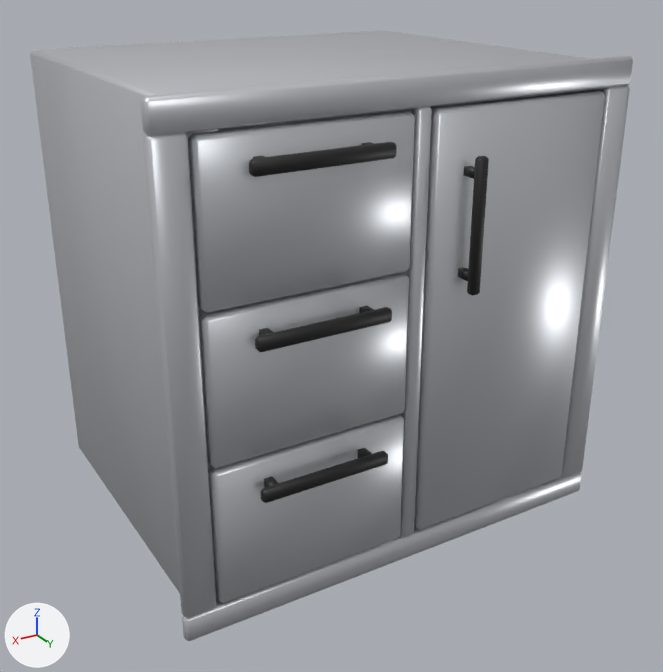
A saved change to the Blender file arte/fuentes/accesorios/alacena_mixta.blend.
Rendered twice from a 50 mm camera at (0.596, 0.814, 0.743) aimed at (-0.004, -0.186, 0.243). The axes (+X, +Y, +Z) are drawn at lower left. The lights are the same throughout. The picture after the commit comes second.

Objects in the first picture: 'alacena_mixta_cuerpo', 'pieza_cajon_1', 'pieza_cajon_2', 'pieza_cajon_3', 'pieza_puerta_1'.
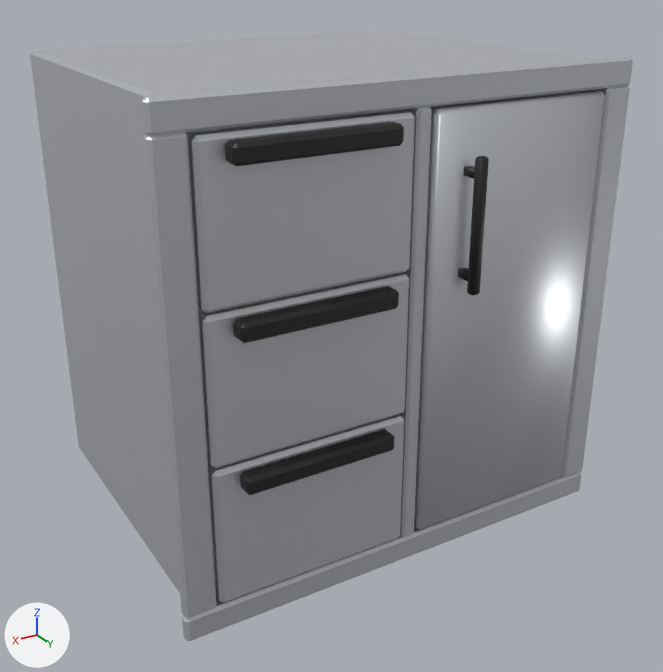
Pixel boxes [x1, y1, x2, y2] of what changed, in the pictures (663 x 672 px; the box of a moved part takes in the faces that stretch with it):
part 1 of me_pieza_cajon_1, added (black): after [225, 122, 404, 166]
part 2 of me_pieza_cajon_1, deleted (black): before [249, 142, 397, 177]
part 3 of me_pieza_cajon_2, added (black): after [233, 286, 399, 343]
part 4 of me_pieza_cajon_2, deleted (black): before [255, 307, 392, 352]
part 5 of me_pieza_cajon_2, deleted (mostly hidden): before [359, 306, 374, 313]
part 6 of me_pieza_cajon_2, deleted (mostly hidden): before [259, 328, 274, 336]
part 7 of me_pieza_cajon_3, added (black): after [240, 429, 395, 495]
part 8 of me_pieza_cajon_3, deleted (black): before [260, 451, 388, 503]
part 9 of me_pieza_cajon_3, deleted: before [357, 448, 372, 458]
part 10 of me_pieza_cajon_3, deleted: before [264, 476, 278, 487]
part 11 of me_alacena_mixta_cuerpo, moved or reshaped (mostly hidden): [216, 89, 601, 602] in both

Patch to the scene script:
```diff
--- a/arte/fuentes/accesorios/alacena_mixta.blend.py
+++ b/arte/fuentes/accesorios/alacena_mixta.blend.py
@@ me_pieza_cajon_1 @@
 # used by ob_pieza_cajon_1; parent = ob_alacena_mixta; location = (0.14, 0.018, 0.488)
-me_pieza_cajon_1.from_pydata(...)  # 160 vertices, 168 faces; spans x -0.127..0.127, y -0.48..0.03, z -0.089..0.089
+me_pieza_cajon_1.from_pydata(...)  # 80 vertices, 86 faces; spans x -0.127..0.127, y -0.48..0.022, z -0.089..0.089
+# me_pieza_cajon_1 part 1: a new loose piece of 24 vertices spanning x -0.097..0.097, y -0.001..0.022, z 0.061..0.083, in mat_m_plasticonegro (black #1a1a1a)
+# me_pieza_cajon_1 part 2: the loose piece of 24 vertices spanning x -0.082..0.082, y 0.018..0.03, z 0.051..0.067 is deleted
+# other edits to the shape of me_pieza_cajon_1 do not show in these pictures
 me_pieza_cajon_1.materials.append(mat_m_acero)
@@ me_pieza_cajon_2 @@
 # used by ob_pieza_cajon_2; parent = ob_alacena_mixta; location = (0.14, 0.018, 0.307)
-me_pieza_cajon_2.from_pydata(...)  # 160 vertices, 168 faces; spans x -0.127..0.127, y -0.48..0.03, z -0.089..0.089
+me_pieza_cajon_2.from_pydata(...)  # 80 vertices, 86 faces; spans x -0.127..0.127, y -0.48..0.022, z -0.089..0.089
+# me_pieza_cajon_2 part 3: a new loose piece of 24 vertices spanning x -0.097..0.097, y -0.001..0.022, z 0.061..0.083, in mat_m_plasticonegro (black #1a1a1a)
+# me_pieza_cajon_2 part 4: the loose piece of 24 vertices spanning x -0.082..0.082, y 0.018..0.03, z 0.051..0.067 is deleted
+# me_pieza_cajon_2 part 5: the loose piece of 8 vertices spanning x -0.067..-0.057, y 0.0..0.019, z 0.054..0.064 is deleted
+# me_pieza_cajon_2 part 6: the loose piece of 8 vertices spanning x 0.057..0.067, y 0.0..0.019, z 0.054..0.064 is deleted
+# other edits to the shape of me_pieza_cajon_2 do not show in these pictures
 me_pieza_cajon_2.materials.append(mat_m_acero)
@@ me_pieza_cajon_3 @@
 # used by ob_pieza_cajon_3; parent = ob_alacena_mixta; location = (0.14, 0.018, 0.127)
-me_pieza_cajon_3.from_pydata(...)  # 160 vertices, 168 faces; spans x -0.127..0.127, y -0.48..0.03, z -0.089..0.089
+me_pieza_cajon_3.from_pydata(...)  # 80 vertices, 86 faces; spans x -0.127..0.127, y -0.48..0.022, z -0.089..0.089
+# me_pieza_cajon_3 part 7: a new loose piece of 24 vertices spanning x -0.097..0.097, y -0.001..0.022, z 0.061..0.083, in mat_m_plasticonegro (black #1a1a1a)
+# me_pieza_cajon_3 part 8: the loose piece of 24 vertices spanning x -0.082..0.082, y 0.018..0.03, z 0.051..0.067 is deleted
+# me_pieza_cajon_3 part 9: the loose piece of 8 vertices spanning x -0.067..-0.057, y 0.0..0.019, z 0.054..0.064 is deleted
+# me_pieza_cajon_3 part 10: the loose piece of 8 vertices spanning x 0.057..0.067, y 0.0..0.019, z 0.054..0.064 is deleted
+# other edits to the shape of me_pieza_cajon_3 do not show in these pictures
 me_pieza_cajon_3.materials.append(mat_m_acero)
@@ me_alacena_mixta_cuerpo @@
 # used by ob_alacena_mixta_cuerpo; parent = ob_alacena_mixta; location = (0.0, 0.0, 0.0)
-me_alacena_mixta_cuerpo.from_pydata(...)  # 224 vertices, 236 faces; spans x -0.31..0.31, y -0.49..0.015, z 0.0..0.615
+me_alacena_mixta_cuerpo.from_pydata(...)  # 208 vertices, 221 faces; spans x -0.31..0.31, y -0.49..0.015, z 0.0..0.615
+# me_alacena_mixta_cuerpo part 11: 4 vertices removed from x -0.273..0.273, y 0.001, z 0.012..0.598; 4 vertices added at x -0.273..0.273, y 0.0, z 0.012..0.598
+# other edits to the shape of me_alacena_mixta_cuerpo do not show in these pictures
 me_alacena_mixta_cuerpo.materials.append(mat_m_acero)
+me_alacena_mixta_cuerpo.materials.append(mat_m_metaloscuro)  # dark grey #595961
```
